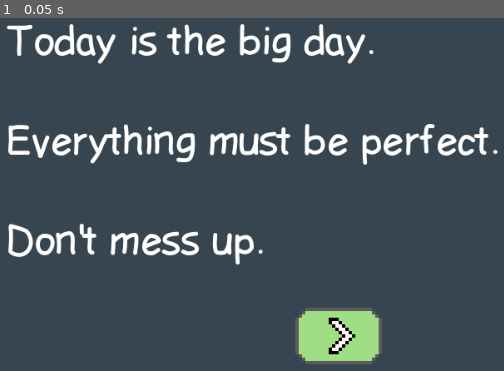
Above: before the commit, frame 1.
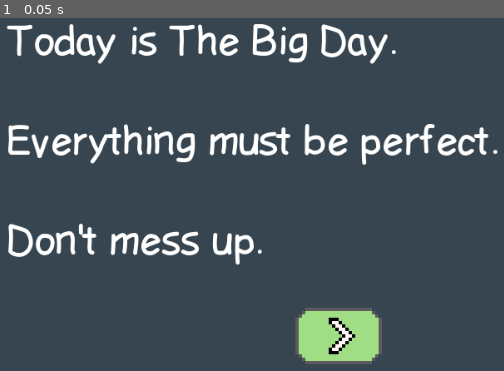
Above: after the commit, the same moment.

Repository: yjin910517/the-big-day
Game: Godot game, scene res://Scenes/Main.tscn
Two runs of this game, one before a commit and one after it. Both use one fixed random seed, a clock stepped at 60 frames per second and the inputs below.
Inputs:
- Up to frame 1 (0.05 s): no input

The runs differ from the first frame. In frame 1, 2.5% of the frame differs, in the area x 6-79%, y 1-68%.

Commit message:
fixed bugs discovered by X test play

Diff:
--- a/godot_project/Scenes/Achievements.tscn
+++ b/godot_project/Scenes/Achievements.tscn
@@ -10,6 +10,7 @@
 [ext_resource type="Texture2D" uid="uid://bk6i3vha4df0d" path="res://Arts/achievements/achievement_tiles7.png" id="7_332ac"]
 [ext_resource type="Texture2D" uid="uid://cno6hckk7qitr" path="res://Arts/replay_button.png" id="8_vkyh2"]
 [ext_resource type="FontFile" uid="uid://5p1o78lxhgvg" path="res://Fonts/ldfcomicsans-font/Ldfcomicsans-jj7l.ttf" id="9_c7vfv"]
+[ext_resource type="Texture2D" uid="uid://dvtu0n5vbtusk" path="res://Arts/achievements/trophy_icon.png" id="10_2h4l3"]
 
 [sub_resource type="SpriteFrames" id="SpriteFrames_pma01"]
 animations = [{
@@ -80,6 +81,20 @@
 "speed": 6.0
 }]
 
+[sub_resource type="SpriteFrames" id="SpriteFrames_0ag85"]
+animations = [{
+"frames": [{
+"duration": 1.0,
+"texture": ExtResource("8_vkyh2")
+}, {
+"duration": 1.0,
+"texture": ExtResource("10_2h4l3")
+}],
+"loop": true,
+"name": &"default",
+"speed": 5.0
+}]
+
 [node name="Achievements" type="Node2D"]
 script = ExtResource("1_t3rwd")
 
@@ -137,12 +152,12 @@
 offset_left = 307.0
 offset_top = 450.0
 offset_right = 682.0
-offset_bottom = 521.0
+offset_bottom = 529.0
 metadata/_edit_group_ = true
 
-[node name="Icon" type="Sprite2D" parent="RetryButton"]
+[node name="Icon" type="AnimatedSprite2D" parent="RetryButton"]
 scale = Vector2(2, 2)
-texture = ExtResource("8_vkyh2")
+sprite_frames = SubResource("SpriteFrames_0ag85")
 centered = false
 
 [node name="Label" type="Label" parent="RetryButton"]
@@ -150,9 +165,9 @@
 offset_left = 97.0
 offset_top = 8.0
 offset_right = 353.0
-offset_bottom = 67.0
+offset_bottom = 77.0
 theme_override_fonts/font = ExtResource("9_c7vfv")
 theme_override_font_sizes/font_size = 48
-text = "TRY AGAIN"
+text = "Try Again"
 horizontal_alignment = 1
 vertical_alignment = 1
--- a/godot_project/Scenes/Intro.tscn
+++ b/godot_project/Scenes/Intro.tscn
@@ -252,7 +252,7 @@
 offset_bottom = 372.0
 theme_override_fonts/font = ExtResource("2_lrbji")
 theme_override_font_sizes/font_size = 48
-text = "Today is the big day.
+text = "Today is The Big Day.
 
 Everything must be perfect.
 
@@ -269,7 +269,7 @@
 offset_bottom = 151.0
 theme_override_fonts/font = ExtResource("2_lrbji")
 theme_override_font_sizes/font_size = 32
-text = "1. Let your guest talk first"
+text = "1. Let your guest talk first."
 vertical_alignment = 1
 
 [node name="Label2" type="Label" parent="Page1"]
@@ -280,7 +280,7 @@
 theme_override_fonts/font = ExtResource("2_lrbji")
 theme_override_font_sizes/font_size = 32
 text = "2. Click on talk bubbles
-to respond"
+to respond."
 vertical_alignment = 1
 
 [node name="Bubble1" type="Node2D" parent="Page1"]
@@ -407,10 +407,11 @@
 offset_top = 345.0
 offset_right = 870.0
 offset_bottom = 396.0
+theme_override_colors/font_color = Color(1, 0.843137, 0.639216, 1)
 theme_override_fonts/font = ExtResource("2_lrbji")
 theme_override_font_sizes/font_size = 20
-text = "Careful: Some guests
-are impatient."
+text = "Careful! Some guests
+are impatient"
 
 [node name="Page2" type="Node2D" parent="."]
 position = Vector2(1066, 557)
@@ -423,8 +424,8 @@
 offset_bottom = 144.0
 theme_override_fonts/font = ExtResource("2_lrbji")
 theme_override_font_sizes/font_size = 32
-text = "3. Click & hold on camera icon.
-Practice your smile!"
+text = "3. Pose smile for photoshoots.
+Click & hold on camera before it flashes. "
 vertical_alignment = 1
 
 [node name="Camera" type="Node2D" parent="Page2"]
@@ -481,7 +482,7 @@
 offset_bottom = 274.0
 theme_override_fonts/font = ExtResource("2_lrbji")
 theme_override_font_sizes/font_size = 32
-text = "4. Take bathroom break when you can"
+text = "4. Take bathroom break when you can."
 vertical_alignment = 1
 
 [node name="BathroomIcon" type="Sprite2D" parent="Page2"]
@@ -505,13 +506,14 @@
 texture = ExtResource("30_ylvvh")
 
 [node name="TryIt" type="Label" parent="Page2"]
-offset_left = 711.0
-offset_top = 21.0
-offset_right = 815.0
-offset_bottom = 45.0
+offset_left = 562.0
+offset_top = 157.0
+offset_right = 647.0
+offset_bottom = 181.0
+theme_override_colors/font_color = Color(1, 0.843137, 0.639216, 1)
 theme_override_fonts/font = ExtResource("2_lrbji")
 theme_override_font_sizes/font_size = 20
-text = "Try It Here!"
+text = "Try It  -->"
 
 [node name="NextButton" type="AnimatedSprite2D" parent="."]
 position = Vector2(491, 457)
--- a/godot_project/Scenes/LobbyRoom.tscn
+++ b/godot_project/Scenes/LobbyRoom.tscn
@@ -48,6 +48,116 @@
 "speed": 5.0
 }]
 
+[sub_resource type="Animation" id="Animation_y2rik"]
+length = 0.001
+tracks/0/type = "value"
+tracks/0/imported = false
+tracks/0/enabled = true
+tracks/0/path = NodePath("StatusDisplay:position")
+tracks/0/interp = 1
+tracks/0/loop_wrap = true
+tracks/0/keys = {
+"times": PackedFloat32Array(0),
+"transitions": PackedFloat32Array(1),
+"update": 0,
+"values": [Vector2(0, 0)]
+}
+tracks/1/type = "value"
+tracks/1/imported = false
+tracks/1/enabled = true
+tracks/1/path = NodePath("BathroomControl:position")
+tracks/1/interp = 1
+tracks/1/loop_wrap = true
+tracks/1/keys = {
+"times": PackedFloat32Array(0),
+"transitions": PackedFloat32Array(1),
+"update": 0,
+"values": [Vector2(65, 462)]
+}
+tracks/2/type = "value"
+tracks/2/imported = false
+tracks/2/enabled = true
+tracks/2/path = NodePath("WineControl:position")
+tracks/2/interp = 1
+tracks/2/loop_wrap = true
+tracks/2/keys = {
+"times": PackedFloat32Array(0),
+"transitions": PackedFloat32Array(1),
+"update": 0,
+"values": [Vector2(796, 448)]
+}
+tracks/3/type = "value"
+tracks/3/imported = false
+tracks/3/enabled = true
+tracks/3/path = NodePath("AnxietyControl:position")
+tracks/3/interp = 1
+tracks/3/loop_wrap = true
+tracks/3/keys = {
+"times": PackedFloat32Array(0),
+"transitions": PackedFloat32Array(1),
+"update": 0,
+"values": [Vector2(4, 62)]
+}
+
+[sub_resource type="Animation" id="Animation_crivc"]
+resource_name = "tipsy"
+length = 2.0
+loop_mode = 1
+tracks/0/type = "value"
+tracks/0/imported = false
+tracks/0/enabled = true
+tracks/0/path = NodePath("StatusDisplay:position")
+tracks/0/interp = 1
+tracks/0/loop_wrap = true
+tracks/0/keys = {
+"times": PackedFloat32Array(0, 0.5, 0.5001, 1, 1.5, 2),
+"transitions": PackedFloat32Array(1, 1, 1, 1, 1, 1),
+"update": 0,
+"values": [Vector2(0, 0), Vector2(2, 1), Vector2(1, 2), Vector2(1, 2), Vector2(0, 3), Vector2(0, 0)]
+}
+tracks/1/type = "value"
+tracks/1/imported = false
+tracks/1/enabled = true
+tracks/1/path = NodePath("BathroomControl:position")
+tracks/1/interp = 1
+tracks/1/loop_wrap = true
+tracks/1/keys = {
+"times": PackedFloat32Array(0, 0.6, 1, 1.5, 2),
+"transitions": PackedFloat32Array(1, 1, 1, 1, 1),
+"update": 0,
+"values": [Vector2(65, 462), Vector2(67, 462), Vector2(67, 460), Vector2(66, 461), Vector2(65, 462)]
+}
+tracks/2/type = "value"
+tracks/2/imported = false
+tracks/2/enabled = true
+tracks/2/path = NodePath("WineControl:position")
+tracks/2/interp = 1
+tracks/2/loop_wrap = true
+tracks/2/keys = {
+"times": PackedFloat32Array(0, 0.433333, 0.966667, 1.63333, 2),
+"transitions": PackedFloat32Array(1, 1, 1, 1, 1),
+"update": 0,
+"values": [Vector2(796, 448), Vector2(794, 446), Vector2(795, 447), Vector2(793, 444), Vector2(796, 448)]
+}
+tracks/3/type = "value"
+tracks/3/imported = false
+tracks/3/enabled = true
+tracks/3/path = NodePath("AnxietyControl:position")
+tracks/3/interp = 1
+tracks/3/loop_wrap = true
+tracks/3/keys = {
+"times": PackedFloat32Array(0, 0.6, 1.06667, 1.43333, 2),
+"transitions": PackedFloat32Array(1, 1, 1, 1, 1),
+"update": 0,
+"values": [Vector2(4, 62), Vector2(5, 63), Vector2(3, 64), Vector2(4, 64), Vector2(4, 62)]
+}
+
+[sub_resource type="AnimationLibrary" id="AnimationLibrary_28qgs"]
+_data = {
+"RESET": SubResource("Animation_y2rik"),
+"tipsy": SubResource("Animation_crivc")
+}
+
 [node name="LobbyRoom" type="Node2D"]
 script = ExtResource("1_dgel6")
 
@@ -119,3 +229,8 @@
 
 [node name="Bathroom" parent="." instance=ExtResource("7_6nf67")]
 position = Vector2(-994, 12)
+
+[node name="TipsyVision" type="AnimationPlayer" parent="."]
+libraries = {
+"": SubResource("AnimationLibrary_28qgs")
+}
--- a/godot_project/Scripts/achievements.gd
+++ b/godot_project/Scripts/achievements.gd
@@ -5,6 +5,8 @@
 
 
 @onready var retry = $RetryButton
+@onready var btn_icon = $RetryButton/Icon
+@onready var btn_label = $RetryButton/Label
 @onready var success = $SuccessTile
 @onready var blackout = $BlackoutTile
 @onready var bad_photo = $BadPhotoTile
@@ -13,6 +15,7 @@
 @onready var bathroom_emergency = $FullBladderTile
 
 var revealed_list
+var is_reacting
 
 
 # Called when the node enters the scene tree for the first time.
@@ -27,13 +30,13 @@
 	bathroom_emergency.frame = 0
 
 	revealed_list = []
+	is_reacting = true
 
 
 func update_achievements(reason):
 	if !revealed_list.has(reason):
 		revealed_list.append(reason)
 
-		# to do: play animation to delay the reveal
 		if reason == "success":
 			success.frame = 1
 		elif reason == "blackout":
@@ -47,7 +50,17 @@
 		elif reason == "bathroom_emergency":
 			bathroom_emergency.frame = 1
 
+	if len(revealed_list) == 6:
+		_display_tropy()
+
+
+func _display_tropy():
+	btn_icon.frame = 1
+	btn_label.text = "100% Done"
+	is_reacting = false
+
 
 func _on_button_gui_input(event):
 	if event is InputEventMouseButton and event.button_index == MOUSE_BUTTON_LEFT and event.pressed:
-		emit_signal("play_again")
+		if is_reacting:
+			emit_signal("play_again")
--- a/godot_project/Scripts/anxiety_controller.gd
+++ b/godot_project/Scripts/anxiety_controller.gd
@@ -29,13 +29,13 @@
 	progress.value = total_anxiety
 	anxiety_velocity = 0
 	is_reacting = true
-	progress.set_process(true)
+	set_process(true)
 
 
 # called when game over
 func end_game():
 	is_reacting = false
-	progress.set_process(false)
+	set_process(false)
 
 
 # Called every frame. 'delta' is the elapsed time since the previous frame.
--- a/godot_project/Scripts/camera_controller.gd
+++ b/godot_project/Scripts/camera_controller.gd
@@ -39,6 +39,7 @@
 	success_flag = false
 	total_photo_taken = 0
 
+	spawn_timer.stop()
 	spawn_timer.wait_time = spawn_interval
 	spawn_timer.one_shot = true
 	spawn_timer.start()
--- a/godot_project/Scripts/conversation_controller.gd
+++ b/godot_project/Scripts/conversation_controller.gd
@@ -23,6 +23,13 @@
 	preload("res://Audios/gibbers/152727_gibber_1.wav"),
 	preload("res://Audios/gibbers/152727_gibber_2.wav"),
 	preload("res://Audios/gibbers/152727_gibber_3.wav"),
+	preload("res://Audios/gibbers/680092_gibber_1.wav"),
+	preload("res://Audios/gibbers/680092_gibber_2.wav"),
+	preload("res://Audios/gibbers/x_gibber_1.wav"),
+	preload("res://Audios/gibbers/x_gibber_2.wav"),
+	preload("res://Audios/gibbers/x_gibber_3.wav"),
+	preload("res://Audios/gibbers/x_gibber_4.wav"),
+	preload("res://Audios/gibbers/x_gibber_5.wav"),
 ]
 
 # level parameters
@@ -70,6 +77,7 @@
 
 
 func start_spawning(t):
+	spawn_timer.stop()
 	spawn_timer.wait_time = t
 	spawn_timer.start()
 
--- a/godot_project/Scripts/game_over.gd
+++ b/godot_project/Scripts/game_over.gd
@@ -36,7 +36,7 @@
 		"text": "Oh no! You didn't pose for the camera."
 	},
 	"offended_guest": {
-		"audio":preload("res://Audios/242503__fail.wav"),
+		"audio":preload("res://Audios/527737_angry.wav"),
 		"background": "normal",
 		"icon": preload("res://Arts/game_over/angry_icon.png"),
 		"text": "Your guest was offended because you ignored them."
@@ -70,6 +70,8 @@
 
 func display_gud(dataset):
 
+	next_btn.hide()
+
 	# display final score
 	var total_bubbles = dataset["bubble_cleared"]
 	var total_photos = dataset["photo_taken"]
--- a/godot_project/Scripts/lobby_room.gd
+++ b/godot_project/Scripts/lobby_room.gd
@@ -13,19 +13,23 @@
 @onready var status_display = $StatusDisplay
 @onready var level_timer = $LevelTimer
 @onready var cooldown_timer = $CooldownTimer
+@onready var tipsy = $TipsyVision
 
 
 var num_bubbles_cleared
 var num_photo_taken
 var is_in_bathroom
 var day_end
+var is_over # use it to prevent repeat triggers of different fail reasons
 
 var level_duration = 30
 var current_level
+
+# level parameters
 var level_data = [
 	# level 0
 	{"camera": {
-		"spawn_interval": 8,
+		"spawn_interval": 11,
 		"pos_list": [Vector2(100, 250)]
 		},
 	"bubble": {
@@ -113,6 +117,7 @@
 	camera_control.connect("update_photo_taken", Callable(self, "_on_update_photo_taken"))
 	wine_control.connect("wine_ingested", Callable(anxiety_control, "_on_wine_ingestion"))
 	wine_control.connect("wine_ingested", Callable(bathroom_control, "_on_wine_ingestion"))
+	wine_control.connect("getting_tipsy", Callable(self, "_on_getting_tipsy"))
 	bathroom_control.connect("bathroom_break", Callable(self, "_on_bathroom_break_start"))
 	bathroom.connect("bathroom_completed", Callable(self, "_on_bathroom_break_completed"))
 
@@ -137,24 +142,29 @@
 
 func start_game():
 
+	# reset everything
+	level_timer.stop()
+	cooldown_timer.stop()
+
 	bathroom.hide()
 	bathroom_control.reset()
 	status_display.reset()
-
-	anxiety_control.start_game()
-	wine_control.start_game()
 
 	num_bubbles_cleared = 0
 	num_photo_taken = 0
 	is_in_bathroom = false
 	day_end = false
-
+	is_over = false
+
+	# start level 0
 	current_level = 0
 	_set_level_data(current_level)
 	level_timer.start()
 
 	bubble_control.start_game()
 	camera_control.start_game()
+	anxiety_control.start_game()
+	wine_control.start_game()
 
 	show()
 
@@ -236,6 +246,10 @@
 		bubble_control.resume_convo()
 
 
+func _on_getting_tipsy():
+	tipsy.play("tipsy")
+
+
 # show game over GUD
 func _on_game_over(reason):
 	# pause everything
@@ -243,10 +257,15 @@
 	bathroom_control.end_game()
 	camera_control.end_game()
 	bubble_control.end_game()
-
-	var final_dataset = {
-		"reason": reason,
-		"bubble_cleared": num_bubbles_cleared,
-		"photo_taken": num_photo_taken
-	}
-	emit_signal("game_over", final_dataset)
+	level_timer.stop()
+	cooldown_timer.stop()
+	tipsy.stop()
+
+	if !is_over:
+		is_over = true
+		var final_dataset = {
+			"reason": reason,
+			"bubble_cleared": num_bubbles_cleared,
+			"photo_taken": num_photo_taken
+		}
+		emit_signal("game_over", final_dataset)
--- a/godot_project/Scripts/wine_controller.gd
+++ b/godot_project/Scripts/wine_controller.gd
@@ -2,6 +2,7 @@
 
 
 signal wine_ingested()
+signal getting_tipsy()
 signal game_over(failed_reason)
 
 
@@ -37,8 +38,7 @@
 			emit_signal("wine_ingested")
 
 		if num_drank == max_drink:
-			pass
-			# to do: show tipsy visual effect
-			# an animation player with mutliple track on bars position?
+			emit_signal("getting_tipsy")
+
 		if num_drank > max_drink:
 			emit_signal("game_over", "blackout")
Binary file added: godot_project/Arts/achievements/trophy_icon.png
Not shown, added: godot_project/Arts/achievements/trophy_icon.png.import
Not shown, added: godot_project/Audios/527737_angry.wav.import
Not shown, added: godot_project/Audios/gibbers/680092_gibber_1.wav.import
Not shown, added: godot_project/Audios/gibbers/680092_gibber_2.wav.import
Not shown, added: godot_project/Audios/gibbers/x_gibber_1.wav.import
Not shown, added: godot_project/Audios/gibbers/x_gibber_2.wav.import
Not shown, added: godot_project/Audios/gibbers/x_gibber_3.wav.import
Not shown, added: godot_project/Audios/gibbers/x_gibber_4.wav.import
Not shown, added: godot_project/Audios/gibbers/x_gibber_5.wav.import
Binary file removed: godot_project/Final/web_build/The Big Day.apple-touch-icon.png
Not shown, removed: godot_project/Final/web_build/The Big Day.apple-touch-icon.png.import
(and 24 more such lines)
